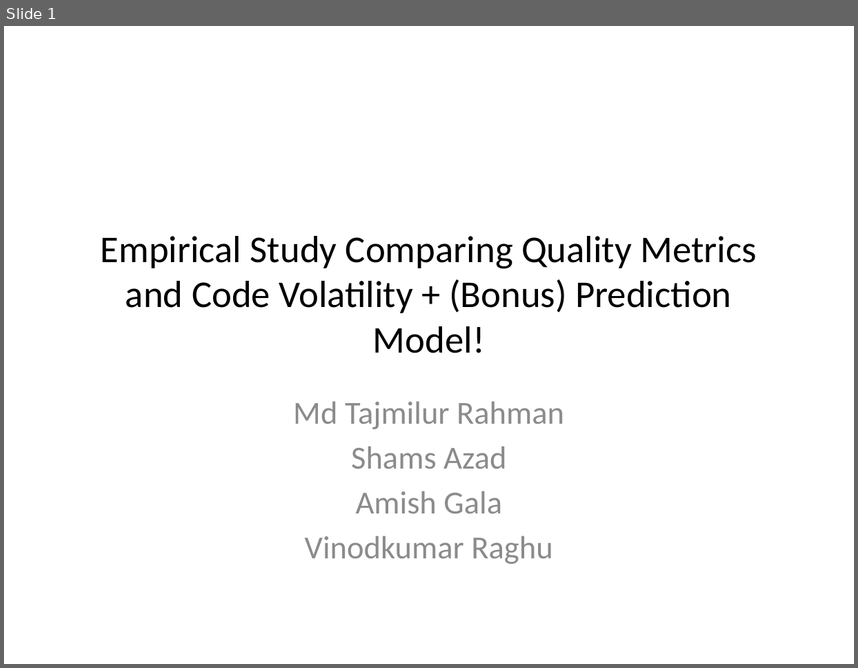
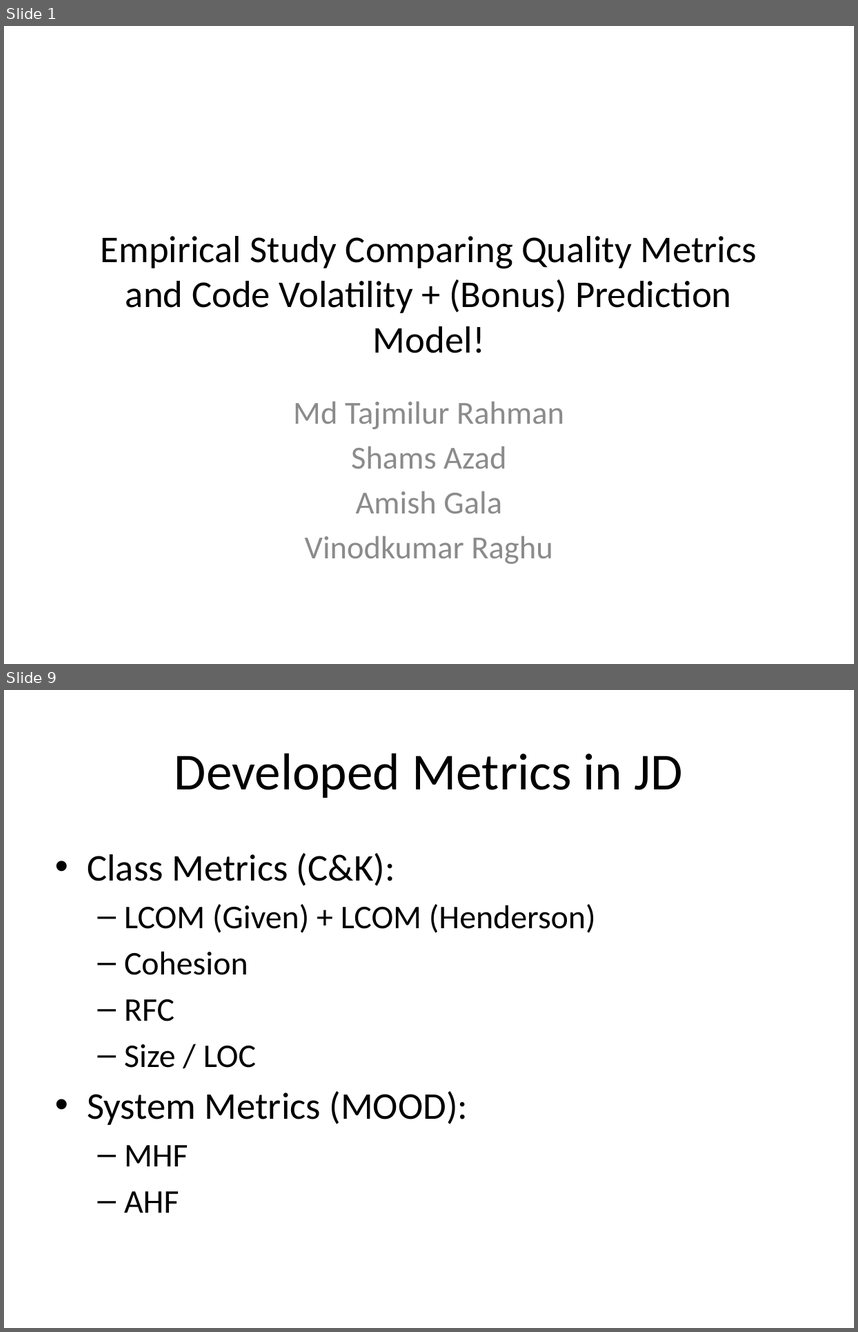
Before and after one commit to tajmilur-rahman/SOEN6611, a slide deck: milestones/Group_Presentation_Volatility.pptx. Shown one above the other, each under a label of ours: slide 1 before the commit, slides 1 and 9 after it; the slides between them are not shown. The pictures are 858x668 and 858x1332 pixels, drawn with LibreOffice and Linux fonts; fonts in the diff are those of the drawing. Boxes give left, top, right and bottom in pixels: in the first picture for what was removed or moved away, otherwise in the second. Text is boxed around its words. In the diff, an @@ line names an element or a change of style, - is before the commit and + after.

```diff
--- a/milestones/Group_Presentation_Volatility.pptx
+++ b/milestones/Group_Presentation_Volatility.pptx
@@ slide 9 added at (4, 690, 854, 1328), background #FFFFFF @@
@@ title added at (174, 753, 682, 798), 44 pt, text #000000 @@
+Developed Metrics in JD
@@ text added at (87, 853, 596, 1212), 28 pt, text #000000 @@
+• Class Metrics (C&K):
+  – LCOM (Given) + LCOM (Henderson)
+  – Cohesion
+  – RFC
+  – Size / LOC
+• System Metrics (MOOD):
+  – MHF
+  – AHF
```
Also in this commit, not shown: 4 slides changed, 6 other slides added, 1 slide removed.
